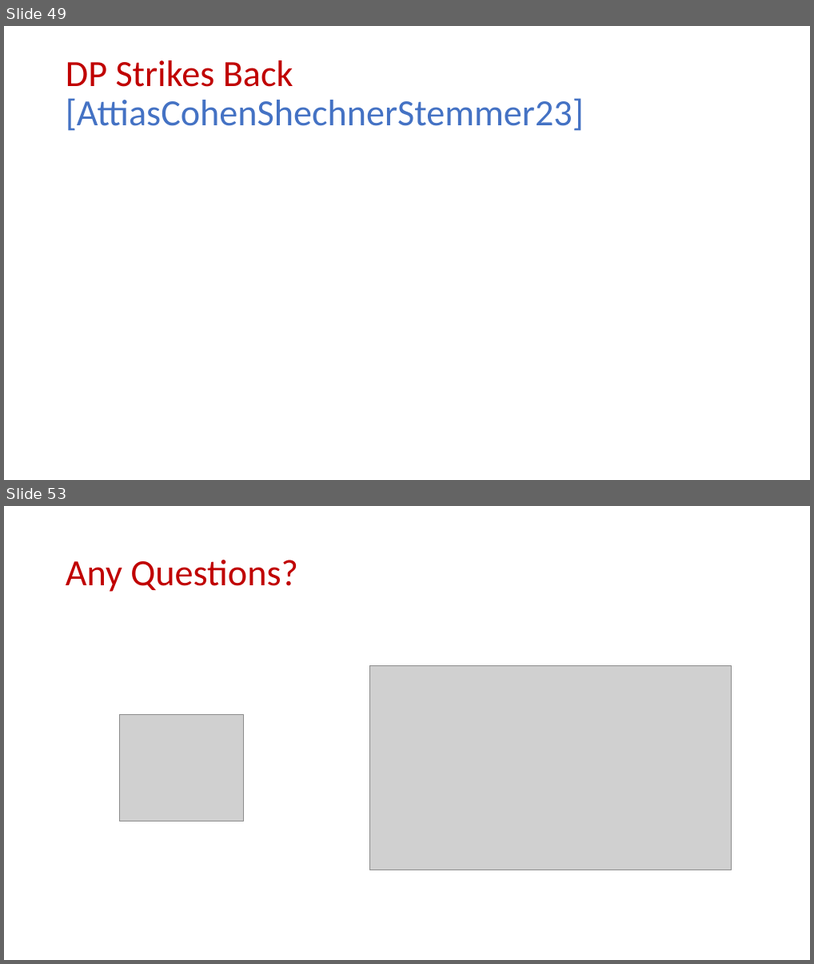
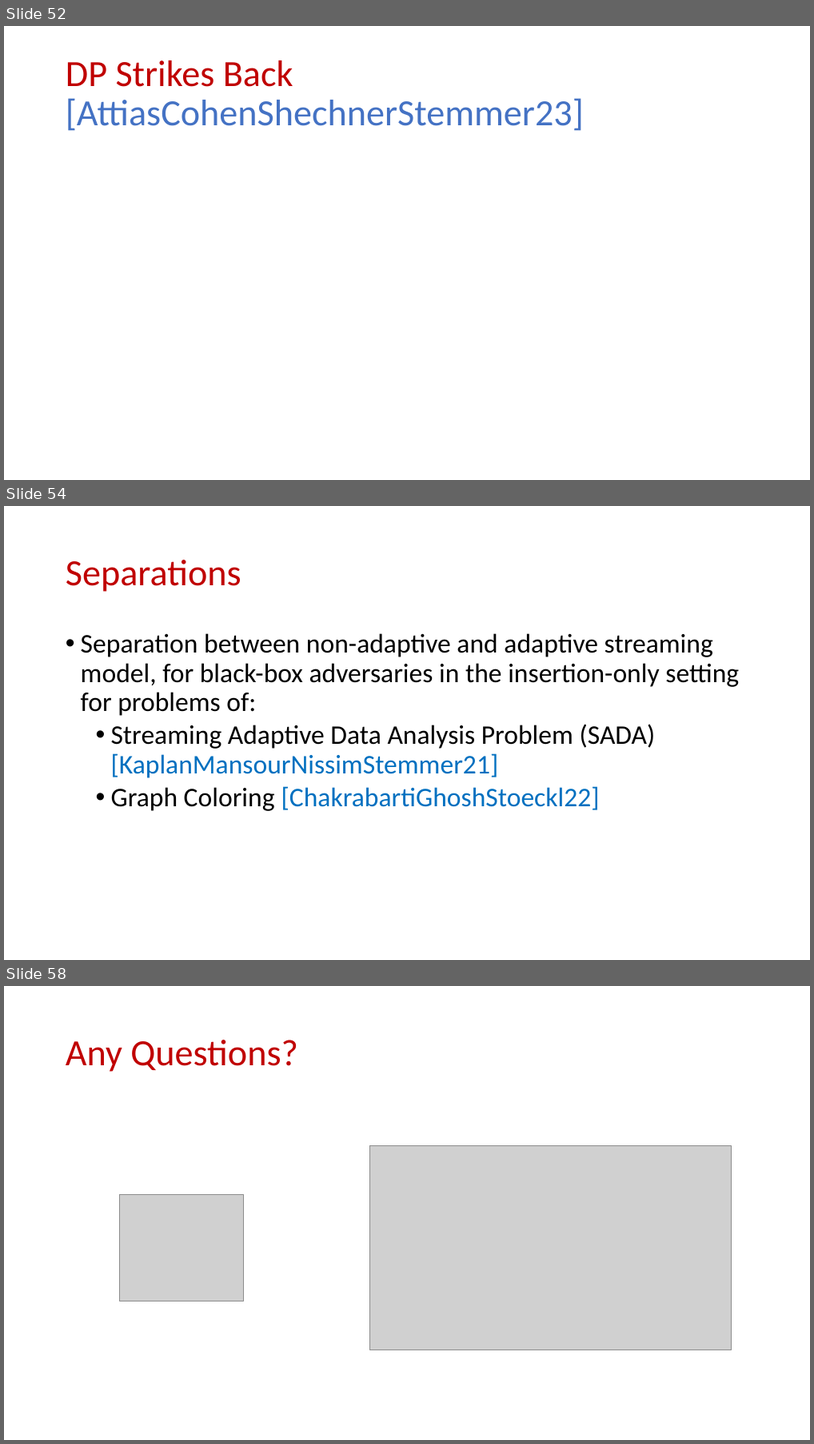
Before and after one commit to samsonzhou/samsonzhou.github.io, a slide deck: other-talks/A Tutorial on Adversarial Robustness.pptx. Shown one above the other, each under a label of ours: slides 49 and 53 before the commit, slides 52, 54 and 58 after it; the slides between them are not shown. The pictures are 814x964 and 814x1444 pixels, drawn with LibreOffice and Linux fonts; fonts in the diff are those of the drawing; grey boxes stand for pictures. Boxes give left, top, right and bottom in pixels: in the first picture for what was removed or moved away, otherwise in the second. Text is boxed around its words. In the diff, an @@ line names an element or a change of style, - is before the commit and + after.

```diff
--- a/other-talks/A Tutorial on Adversarial Robustness.pptx
+++ b/other-talks/A Tutorial on Adversarial Robustness.pptx
@@ slide 54 added at box(4, 506, 810, 960), background #FFFFFF @@
@@ title added at box(66, 560, 242, 592), 44 pt, text #C00000 @@
+Separations
@@ text added at box(81, 633, 739, 811), 32 pt, text #000000 @@
+• Separation between non-adaptive and adaptive streaming model, for black-box adversaries in the insertion-only setting for problems of:
+  • Streaming Adaptive Data Analysis Problem (SADA) [KaplanMansourNissimStemmer21]
+  • Graph Coloring [ChakrabartiGhoshStoeckl22]
@@ what was slide 49 is now slide 52 @@
@@ what was slide 53 is now slide 58 @@
```
Also in this commit, not shown: 9 slides changed, 7 other slides added, 2 slides removed, 1 other file.
